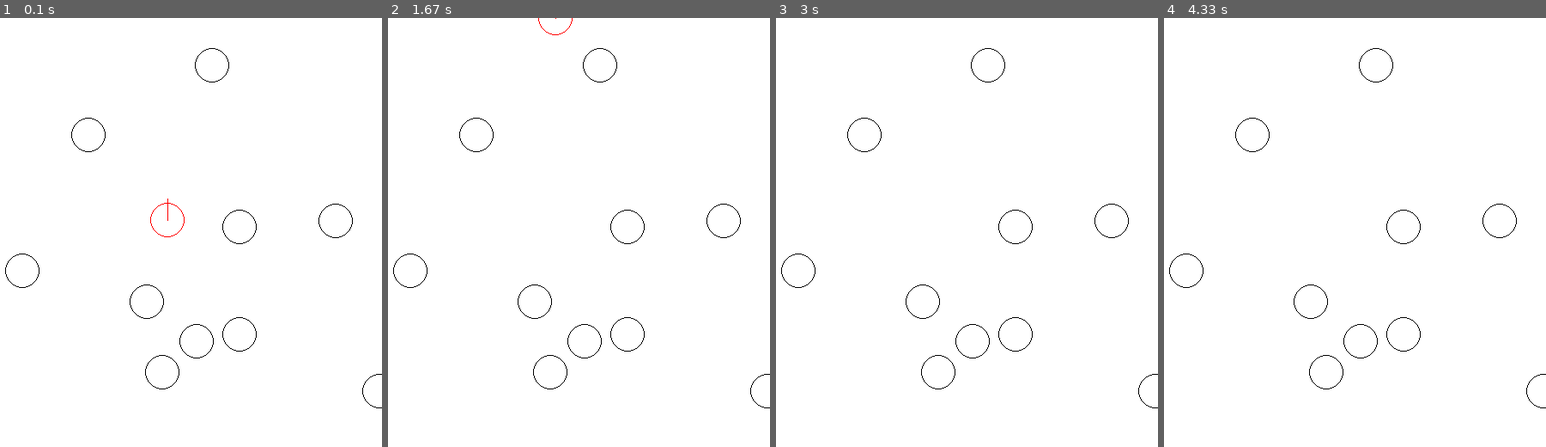
Above: before the commit, frames 1-4 (left to right).
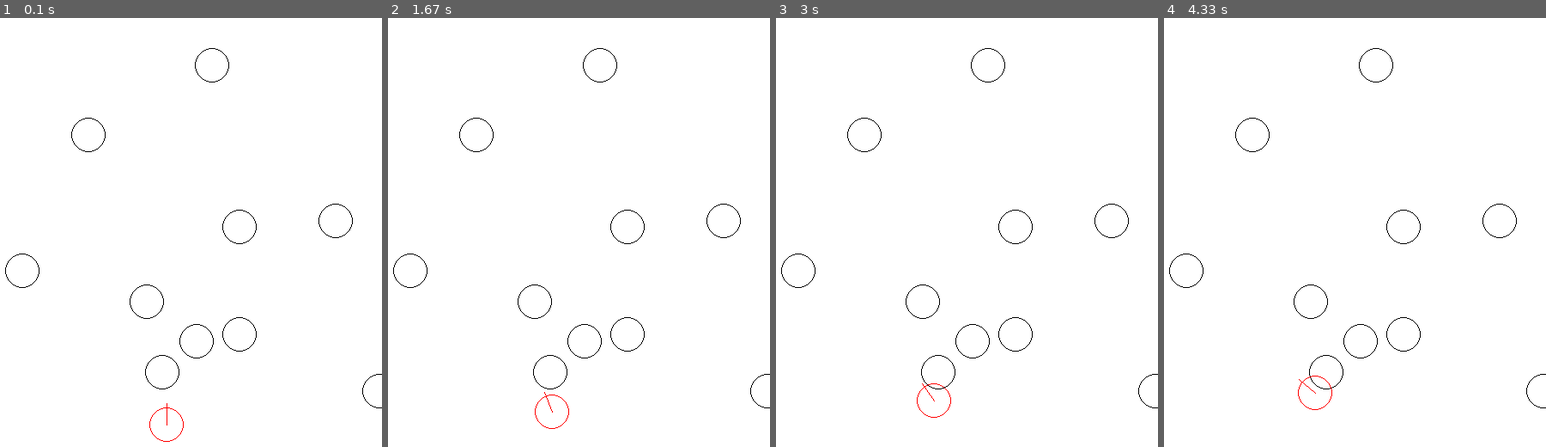
Above: after the commit, the same moments.

Repository: lahlidahlia/genetic-mutation
Game: pygame game, started from race/main.py
Same seed, same stepped clock (60 frames per second), same inputs: the game is played once before the commit and once after it. The source is Python 2; it was converted automatically to run under Python 3.
Inputs:
- Up to frame 1 (0.1 s): no input
- Up to frame 2 (1.67 s): tap Enter at 0.33 s
- Up to frame 3 (3 s): no input
- Up to frame 4 (4.33 s): no input

The runs differ from the first frame. In frame 1, 0.1% of the frame differs, in the area x 39-49%, y 42-99%; in frame 2, less than 0.1%; in frame 3, less than 0.1%; in frame 4, less than 0.1%.

Commit message:
Car is able to use neural net now

Diff:
--- a/race/car.py
+++ b/race/car.py
@@ -2,36 +2,59 @@
 from collections import namedtuple
 import math
 import pygame
+import obstacle
 
 Vector = namedtuple('Vector', 'x y')
 
 
 class Car:
     """ Car class """
-    position = Vector(0, 0)
-    direction = 90  # 0 = East
-    speed = 5
+    # Display window
+    window = None
 
-    radius = 20  # Radius of the car (because it's a circle)
-    d_direction = 0  # Change in direction, + is right, - is left from the bottom
-
-    window = None  # Display window
-    color_chassis = None
-    color_direction = None  # Direction arrow
-    arrow_length = 0  # Direction arrow
-
-    def __init__(self, window, x, y, color_chassis):
+    def __init__(self, x, y, color_chassis):
         self.position = Vector(x, y)
-        self.window = window
+        # 0 = East
+        self.direction = 90
+        self.speed = 5
+        # Radius of the car (because it's a circle)
+        self.radius = 20
+        # Change in direction, + is right, - is left from the bottom
+        self.d_direction = 0
         self.color_chassis = color_chassis
+        # Direction arrow
         self.color_direction = color_chassis
+        # Direction arrow
+        self.arrow_length = self.radius + 5
 
     def update(self):
         self.direction += self.d_direction
+        # Normalize direction to 0 - 360
+        if self.direction > 360:
+            self.direction - 360
+        if self.direction < 0:
+            self.direction + 360
+        # Calculate position
         new_x = self.position.x + math.cos(math.radians(self.direction)) * self.speed
         new_y = self.position.y - math.sin(math.radians(self.direction)) * self.speed
         self.position = Vector(new_x, new_y)
-        self.arrow_length = self.radius + 5
+
+    def vector_closest_obs(self, obs_list):
+        """ Returns the vector to the closest obstacle """
+        closest_ob = None
+        closest_dist = 99999
+        for ob in obs_list:
+            dist = obstacle.distance(self.position.x, self.position.y, ob.position.x, ob.position.y)
+            if dist < closest_dist:
+                closest_ob = ob
+                closest_dist = dist
+        return Vector(closest_ob.position.x - self.position.x, (closest_ob.position.x - self.position.x))
+
+    def vectorize_direction(self):
+        """ Turn direction into a vector """
+        # Convert direction to radians for easier computation
+        rad_dir = math.radians(self.direction)
+        return Vector(math.cos(rad_dir), math.sin(rad_dir))
 
     def draw(self):
         pygame.draw.circle(self.window,
--- a/race/main.py
+++ b/race/main.py
@@ -4,7 +4,9 @@
 import sys
 from pygame.locals import *
 import car as Car
+import race_neunet as Neunet
 import obstacle
+import random
 
 pygame.display.init()
 pygame.font.init()
@@ -22,13 +24,29 @@
 
 font = pygame.font.SysFont("monospace", 20)
 
-car = Car.Car(window, SCREEN_WIDTH / 2, SCREEN_HEIGHT/2, redColor)
+Car.Car.window = window
+car = Car.Car(SCREEN_WIDTH / 2, SCREEN_HEIGHT - 25, redColor)
 
 obstacle.generate_obstacle(window, 10, SCREEN_WIDTH, SCREEN_HEIGHT, blackColor)
 
+weight_ls = []
+for _ in range(23):
+    weight_ls.append(random.random() * 2 - 1)
+neunet = Neunet.RaceNeuNet(4, weight_ls)
+
 while True:
     window.fill(whiteColor)
+    # Logic
+    v_closest = car.vector_closest_obs(obstacle.Obstacle.obstacle_list)
+    v_dir = car.vectorize_direction()
+    output = neunet.start([v_closest.x, v_closest.y, v_dir.x, v_dir.y])
+    car.speed = output[0]
+    car.d_direction = output[1]
+
+    # Update
     car.update()
+
+    # Draw
     for ob in obstacle.Obstacle.obstacle_list:
         ob.draw()
     for event in pygame.event.get():
@@ -37,12 +55,12 @@
             pygame.font.quit()
             sys.exit(0)
         elif event.type == KEYDOWN:
-            if event.key == K_LEFT:
-                car.d_direction = -5
-            elif event.key == K_RIGHT:
-                car.d_direction = 5
-            elif event.key == K_ESCAPE:
+            if event.key == K_ESCAPE:
                 pygame.event.post(pygame.event.Event(QUIT))
+#            elif event.key == K_LEFT:
+#                car.d_direction = -5
+#            elif event.key == K_RIGHT:
+#                car.d_direction = 5
     car.draw()
     pygame.display.update()
     fps_clock.tick(fps)
--- a/race/neunet.py
+++ b/race/neunet.py
@@ -103,4 +103,6 @@
 
     def start(self, input_ls):
         """ Start the feed forward process with an input """
+        # Append bias
+        input_ls.append(1)
         return self.input_layer.feed_forward(input_ls)
--- a/race/obstacle.py
+++ b/race/obstacle.py
@@ -1,7 +1,7 @@
 #!/usr/bin/env python
 from collections import namedtuple
 import math
-from car import Vector
+import car
 import pygame
 import random
 
@@ -35,7 +35,7 @@
     def __init__(self, window, x, y, color):
         self.window = window
         self.color = color
-        self.position = Vector(x, y)
+        self.position = car.Vector(x, y)
         Obstacle.obstacle_list.append(self)
 
     def draw(self):
--- a/race/race_neunet.py
+++ b/race/race_neunet.py
@@ -8,6 +8,8 @@
 
     def __init__(self, input_size, weight_ls):
         """ Create the layers, inserting each to the front of the list """
+        # Account for bias
+        input_size += 1
         self.output_layer = NeuNetLayer(2)
         self.input_layer = NeuNetLayer(3, self.output_layer, weight_ls, input_size)
 
@@ -16,6 +18,6 @@
     #ls = [1, 2, 3, 4, 5, 6, 7, 8, 9, 10, 11, 12, 13, 14, 15, 16, 17, 18]
     for _ in range(23):
         ls.append(1)
-    neunet = RaceNeuNet(5, ls)
-    print neunet.start([0, 0, 0, 0, 1])
+    neunet = RaceNeuNet(4, ls)
+    print neunet.start([0, 0, 0, 0])
     #import pdb; pdb.set_trace()
